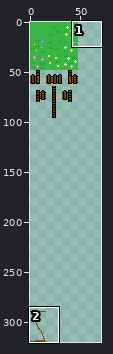
File history of a sprite sheet, src/ahag/Assets/Artwork/TileMap.png. The picture above shows the old version from afar; the outline marks the close-up.
Close-up. First the earlier version:
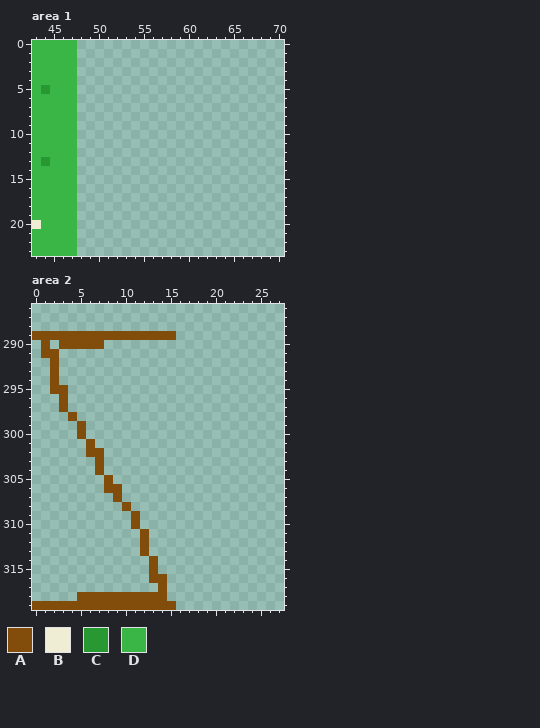
The file is 320x320 pixels. Colours within 5 levels of each other are drawn and written as one. Shown: area 1: x 43..70, y 0..23; area 2: x 0..27, y 286..319. The wide view leaves out empty margins.
Palette (. is transparent): A #824c0b  B #efeed5  C #279832  D #3ab646
Pixels before, area 1, first column x 43:
 0 DDDDD
 1 DDDDD
 2 DDDDD
 3 DDDDD
 4 DDDDD
 5 DCDDD
 6 DDDDD
 7 DDDDD
 8 DDDDD
 9 DDDDD
10 DDDDD
11 DDDDD
12 DDDDD
13 DCDDD
14 DDDDD
15 DDDDD
16 DDDDD
17 DDDDD
18 DDDDD
19 DDDDD
20 BDDDD
21 DDDDD
22 DDDDD
23 DDDDD
Pixels before, area 2, first column x 0:
289 AAAAAAAAAAAAAAAA
290 .A.AAAAA........
291 .AA.............
292 ..A.............
293 ..A.............
294 ..A.............
295 ..AA............
296 ...A............
297 ...A............
298 ....A...........
299 .....A..........
300 .....A..........
301 ......A.........
302 ......AA........
303 .......A........
304 .......A........
305 ........A.......
306 ........AA......
307 .........A......
308 ..........A.....
309 ...........A....
310 ...........A....
311 ............A...
312 ............A...
313 ............A...
314 .............A..
315 .............A..
316 .............AA.
317 ..............A.
318 .....AAAAAAAAAA.
319 AAAAAAAAAAAAAAAA
The same view after the edit:
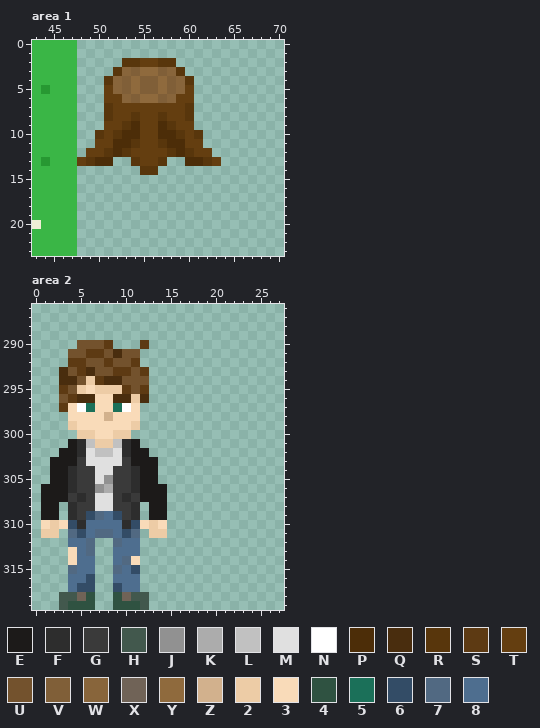
Colours new in this view: E #1c1a19  F #2d2d2d  G #3a3a3a  H #42584d  J #919191  K #acacac  L #c1c1c1  M #e0e0e0  N #ffffff  P #4c2d08  Q #492d0e  R #58360c  S #5d3a13  T #643e10  U #73522d  V #805f38  W #88653b  X #706357  Y #8f6a3d  Z #d2b18d  2 #edcca6  3 #f9dbb9  4 #2f5241  5 #1b7059  6 #334c66  7 #516982  8 #4e6e8f
The edit:
Changed rows in their new state; - is an unchanged pixel.
Area 1:
first column x 48:
 2 -----RRTTRR-----
 3 ----RWVYYVWR----
 4 ---RWVYVVYVWR---
 5 ---TWVYVVYVWT---
 6 ---TTWVYYVWTT---
 7 ---RTTTTTTTTR---
 8 ---RTTRTTRTTR---
 9 ---TTRPTTPRTT---
10 --RTRPPTTPPRTR--
11 --TTPPRTTRPPTT--
12 -TTRPRTTTTRPRTT-
13 TRPP--RTTR--PPRT
14 -------RR-------
Area 2:
first column x 0:
289 ................
290 -.-..UUUS---S---
291 -..-UUSSUQUU----
292 --.-SSUUSUUS----
293 --.QUSQUUSSUS---
294 --.QQU2SQQUUU---
295 --.SU23222SUS---
296 ---USQQ33QQ2Q---
297 ---S3N5335N3----
298 ----3333Z333----
299 ----23333332----
300 -----223322-----
301 ----EFL22LFE----
302 ---EEFMLLMFEE---
303 --EEEGMMMMGEEE--
304 --EEFGGMMGGFEE--
305 --EEFGGMJGGFEE--
306 -EEEFGGJKGGFEEE-
307 -EEEGFGMMGFGEEE-
308 -EE-FGGMMGGF-EE-
309 -EE-FG6786GF-EE-
310 -3236F8888F6323-
311 -22-76877867.22-
312 ----887--788.---
313 ----387--888.---
314 ----388--873-.--
315 ----788--786-.--
316 ----886--888-..-
317 ----866--688--.-
318 ---HHX4..4XHH..-
319 ...H444..444H...
